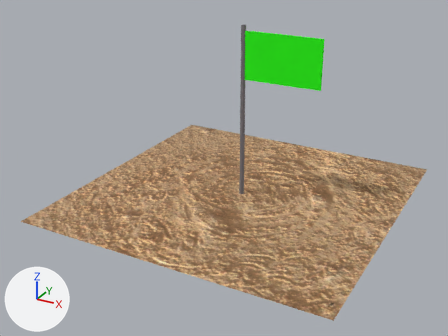
The glTF model frontend/public/models/terrain/OBJETIVO.glb, before and after one commit.
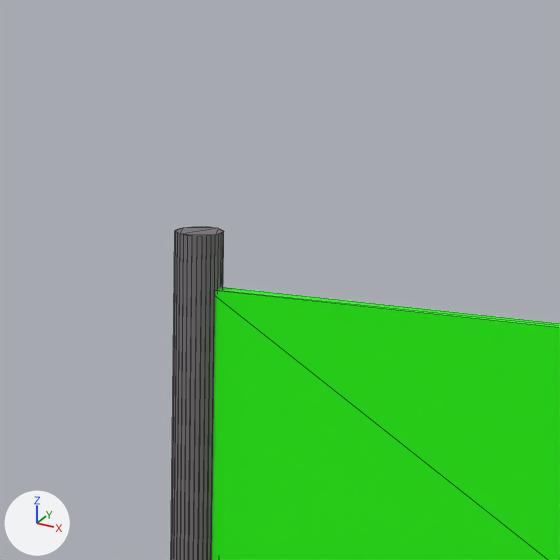
The first picture shows the older version from a 50 mm lens placed at (1.7, -3.33, 1.82), pointed at (-0.04, -0.17, 0.24). The close-ups show the older and then the newer version on the part from 50% to 63% of the width and 0% to 17% of the height of that picture. Only the edits that show in the close-ups are written down. Arrows for +X, +Y and +Z are at lower left; the lights stay in place. The close-ups show mesh edges as thin lines. Where no turn or scale is listed for an object, it has been applied to the vertices.

The first close-up shows 'OBJETIVO_Cilindro', 'OBJETIVO_Cubo'.
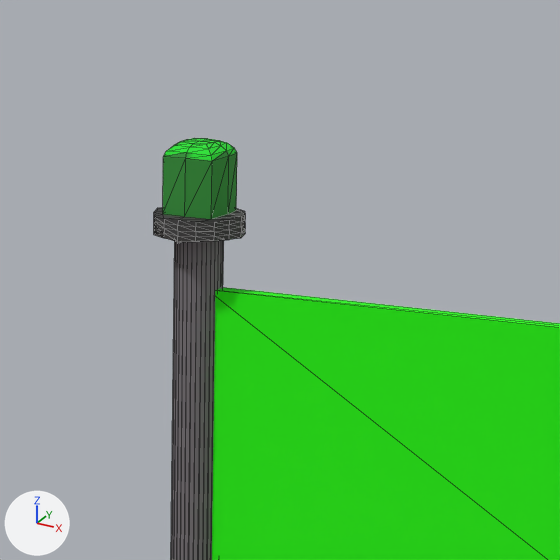
Boxes [x1, y1, x2, y2] around the edits, measured in the close-ups (560 x 560 px):
'OBJETIVO_Cubo_Luz', added: after [154, 138, 245, 242]

What the commit changed:
Picture 'Tex_OBJETIVO_Luz' (img_tex_objetivo_luz) is new.
Material 'OBJETIVO_Luz' (mat_objetivo_luz) is new.
Its texture is img_tex_objetivo_luz.
Its roughness is 1.0.
Mesh me_cubo_003 is new.
It has 130 vertices, 256 faces and spans x -0.0284..0.0284, y -0.0284..0.0284, z -0.0125..0.0435.
It uses material mat_objetivo_luz (picture img_tex_objetivo_luz).
Object 'OBJETIVO_Cubo_Luz' (ob_objetivo_cubo_luz) is new; it shows me_cubo_003.
Its location is (0.0, 0.0, 1.1251).
